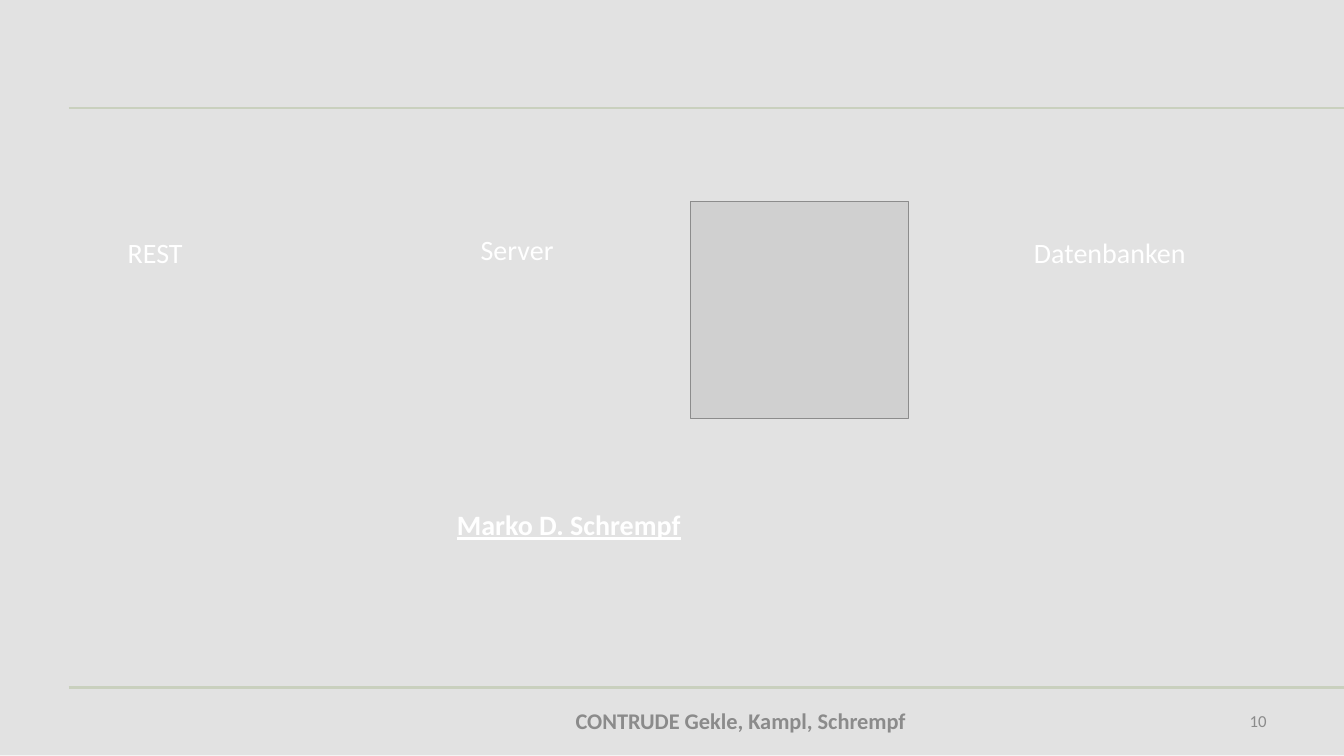
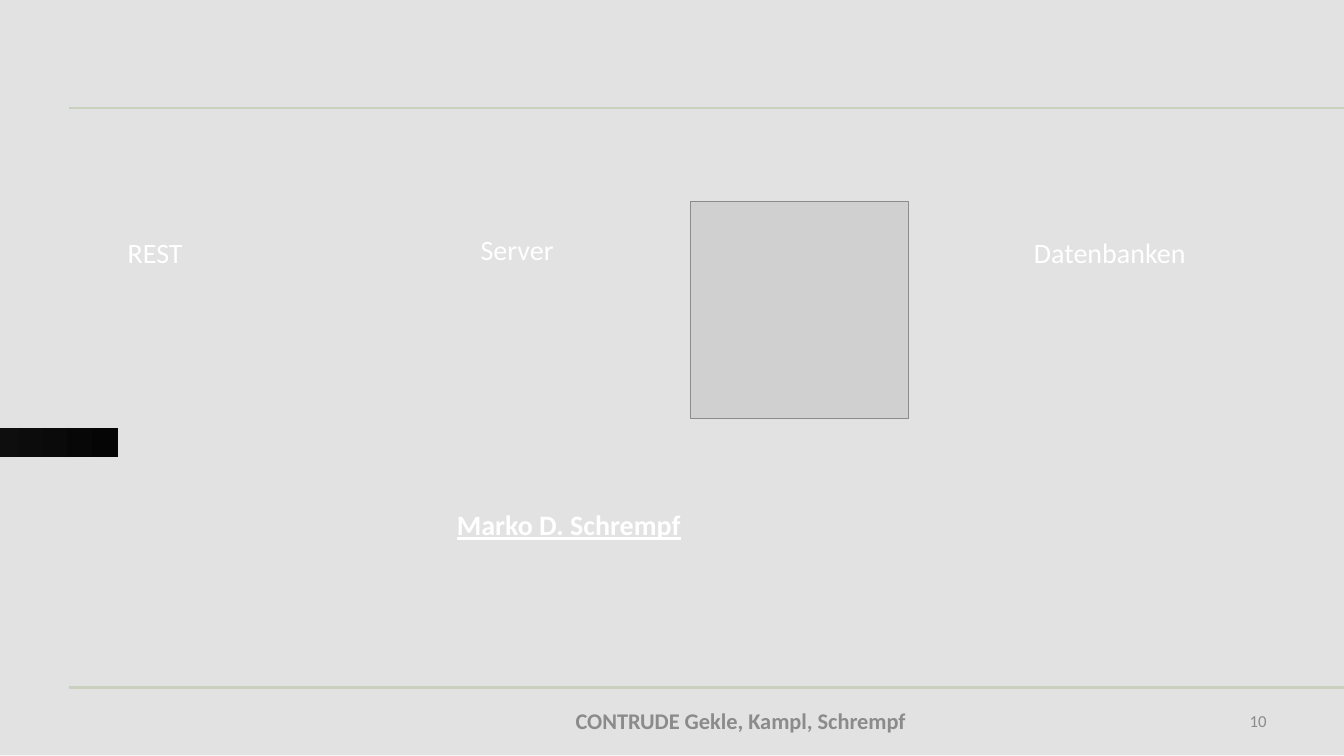
Before and after one commit to bitsneak/Contrude, a slide deck: slide 10 of Diplomarbeit/doc/Presentations/DA-Präsentation2024_Erstpräsentation.pptx. Drawn at 1344x756 pixels with LibreOffice and Linux fonts; fonts in the diff are those of the drawing; grey boxes stand for pictures; background and template pictures are left out. Boxes give left, top, right and bottom in pixels: in the first picture for what was removed or moved away, otherwise in the second. Text is boxed around its words. In the diff, an @@ line names an element or a change of style, - is before the commit and + after.

```diff
--- a/Diplomarbeit/doc/Presentations/DA-Präsentation2024_Erstpräsentation.pptx
+++ b/Diplomarbeit/doc/Presentations/DA-Präsentation2024_Erstpräsentation.pptx
@@ rectangle added at box(0, 427, 118, 457), fill gradient #0F0E0E to #050505 @@
```
Also in this commit, not shown: 8 other slides changed, 2 other files.
